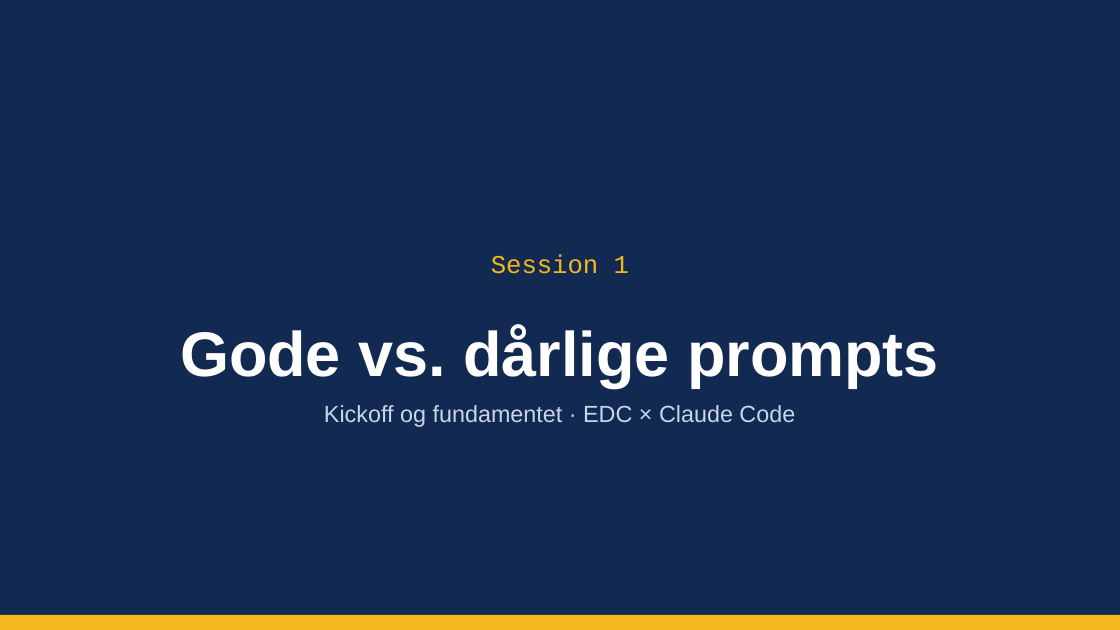
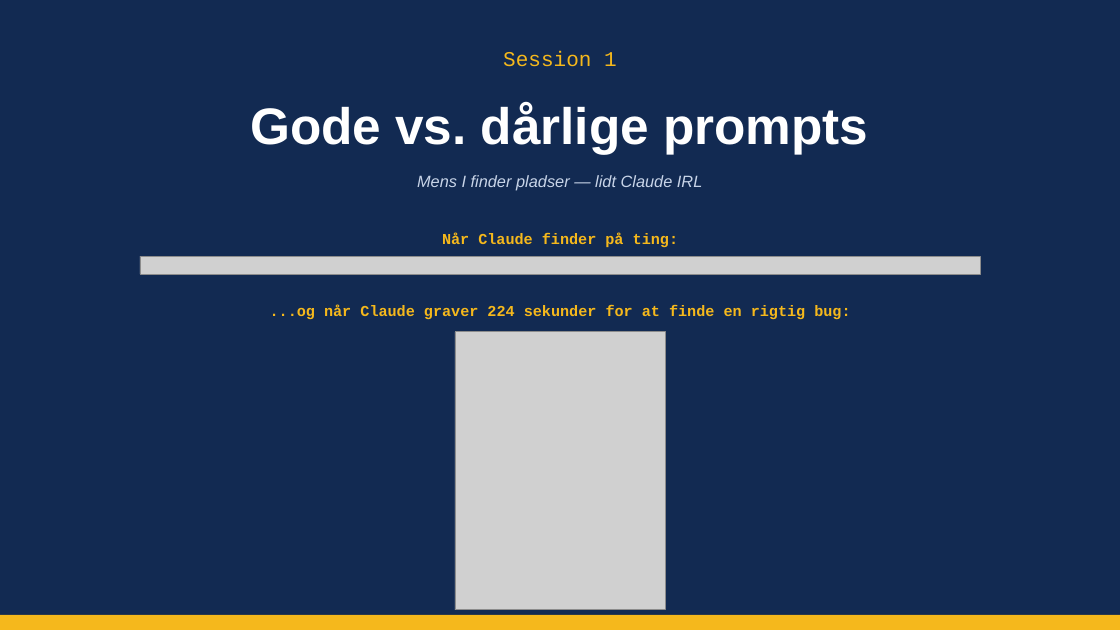
Before and after one commit to MatiasGramkow/EDCxClaudeWorkshop, a slide deck: slide 1 of slides/session1.pptx. Drawn at 1120x630 pixels with LibreOffice and Linux fonts; fonts in the diff are those of the drawing; grey boxes stand for pictures. Boxes give left, top, right and bottom in pixels: in the first picture for what was removed or moved away, otherwise in the second. Text is boxed around its words. In the diff, an @@ line names an element or a change of style, - is before the commit and + after.

```diff
--- a/slides/session1.pptx
+++ b/slides/session1.pptx
@@ text "Session 1" moved from (x1=491, y1=254, x2=629, y2=274) to (x1=503, y1=51, x2=617, y2=67) @@
@@ text "Session 1" at (x1=503, y1=51, x2=617, y2=67): size 22 to 18 pt @@
@@ text "Gode vs. dårlige prompts" moved from (x1=180, y1=327, x2=939, y2=388) to (x1=250, y1=103, x2=868, y2=154) @@
@@ text "Gode vs. dårlige prompts" at (x1=250, y1=103, x2=868, y2=154): size 54 to 44 pt @@
@@ text added at (x1=417, y1=175, x2=702, y2=190), 14 pt, text #C8D4E8, italic @@
+Mens I finder pladser — lidt Claude IRL
@@ text added at (x1=442, y1=233, x2=678, y2=247), 13 pt, text #F5B81C, bold @@
+Når Claude finder på ting:
@@ picture added at (x1=140, y1=256, x2=981, y2=274) @@
@@ text added at (x1=270, y1=304, x2=850, y2=319), 13 pt, text #F5B81C, bold @@
+...og når Claude graver 224 sekunder for at finde en rigtig bug:
@@ picture added at (x1=455, y1=332, x2=665, y2=610) @@
@@ text removed at (x1=324, y1=405, x2=795, y2=427) @@
-Kickoff og fundamentet · EDC × Claude Code
```
Also in this commit, not shown: 3 other files.
